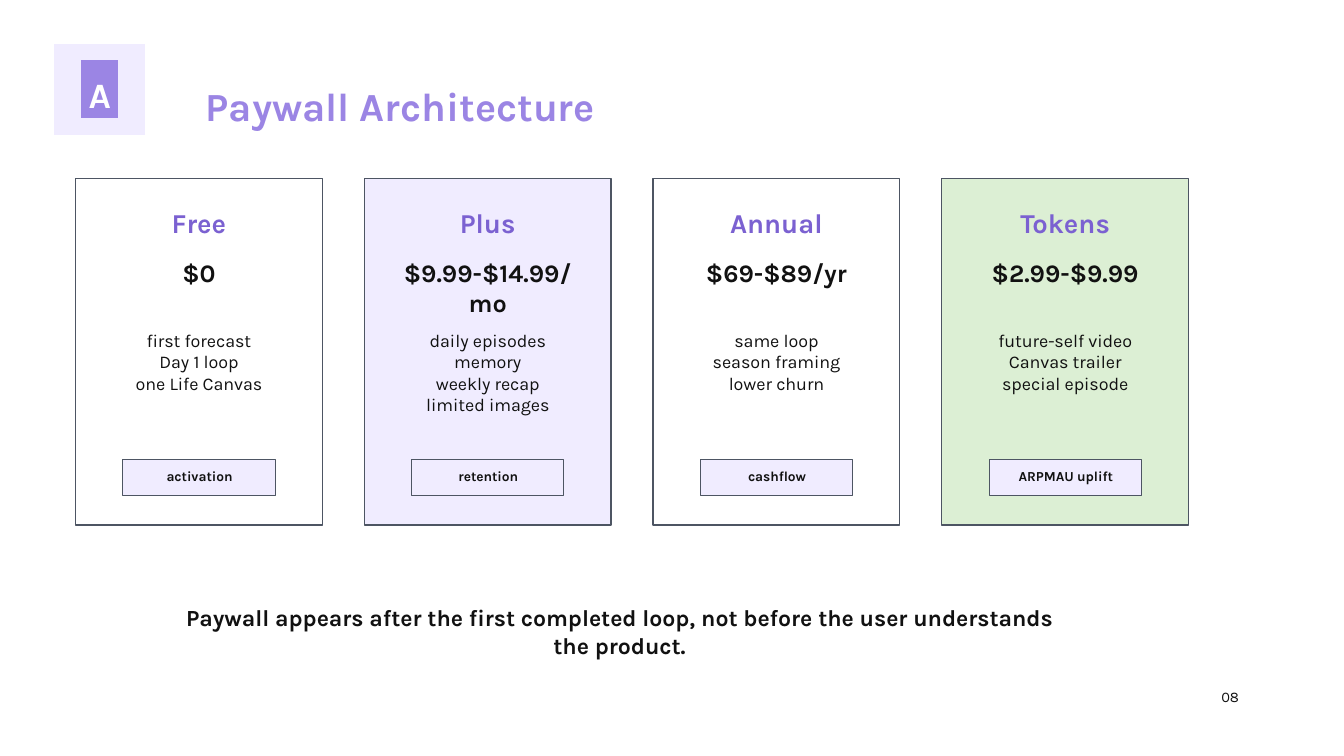
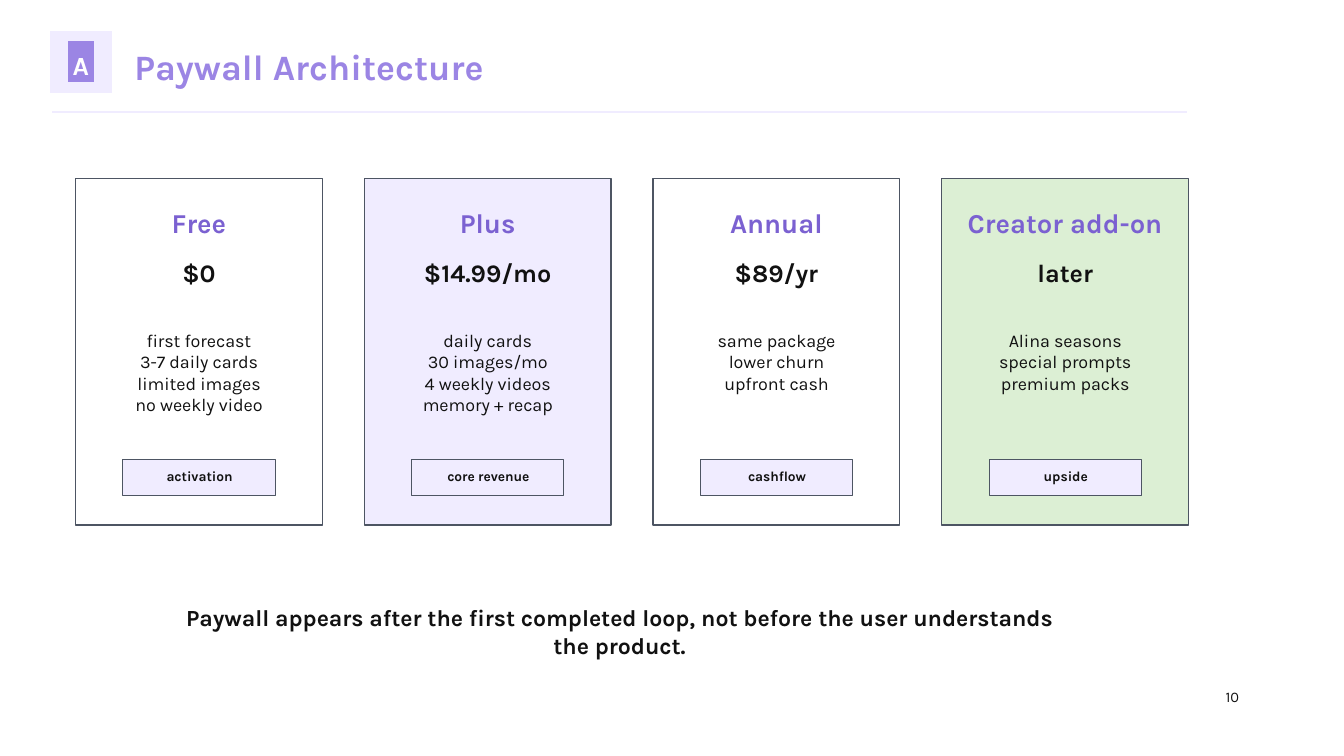
Before and after one commit to kirbudilov01/alina-research, a slide deck: slide 10 of output/pptx/AURA_TRENDVI_STYLE_DECK.pptx (slide 8 before the commit). Drawn at 1344x756 pixels with LibreOffice and Linux fonts; fonts in the diff are those of the drawing. Boxes give left, top, right and bottom in pixels: in the first picture for what was removed or moved away, otherwise in the second. Text is boxed around its words. In the diff, an @@ line names an element or a change of style, - is before the commit and + after.

```diff
--- a/output/pptx/AURA_TRENDVI_STYLE_DECK.pptx
+++ b/output/pptx/AURA_TRENDVI_STYLE_DECK.pptx
@@ rectangle: place and size @@
-rectangle at [54,44,145,135]
+rectangle at [50,31,111,92]
@@ rectangle: place and size @@
-rectangle at [82,60,117,117]
+rectangle at [69,42,94,83]
@@ text "A": place and size @@
-text "A" at [89,85,111,108]
+text "A" at [73,58,89,75]
@@ text "A" at [73,58,89,75]: size 25.5 to 18.8 pt @@
@@ text "Paywall Architecture": place and size @@
-text "Paywall Architecture" at [206,92,595,131]
+text "Paywall Architecture" at [134,54,484,89]
@@ text "Paywall Architecture" at [134,54,484,89]: size 28.5 to 25.5 pt @@
@@ rectangle added at [52,111,1187,113], fill #F0ECFF, outline #F0ECFF 0 pt @@
@@ text at [968,214,1162,234]: text changed @@
-Tokens
+Creator add-on
@@ text at [424,263,551,285]: text changed @@
-$9.99-$14.99/mo
+$14.99/mo
@@ text at [735,263,818,288]: text changed @@
-$69-$89/yr
+$89/yr
@@ text at [1037,264,1093,283]: text changed @@
-$2.99-$9.99
+later
@@ text at [135,355,263,416]: text changed @@
-Day 1 loop
-one Life Canvas
+3-7 daily cards
+limited images
+no weekly video
@@ text at [423,334,553,416]: text changed @@
-daily episodes
-memory
-weekly recap
-limited images
+daily cards
+30 images/mo
+4 weekly videos
+memory + recap
@@ text at [718,334,836,352]: text changed @@
-same loop
-season framing
+same package
@@ text at [999,334,1132,395]: text changed @@
-future-self video
-Canvas trailer
-special episode
+Alina seasons
+special prompts
+premium packs
@@ text at [724,377,829,395]: paragraph added @@
+upfront cash
@@ text at [447,474,529,481]: text changed @@
-retention
+core revenue
@@ text at [1044,471,1088,485]: text changed @@
-ARPMAU uplift
+upside
@@ text at [1226,692,1240,702]: text changed @@
-08
+10
```
Also in this commit, not shown: 30 other slides changed, 6 slides added, 5 other files.
